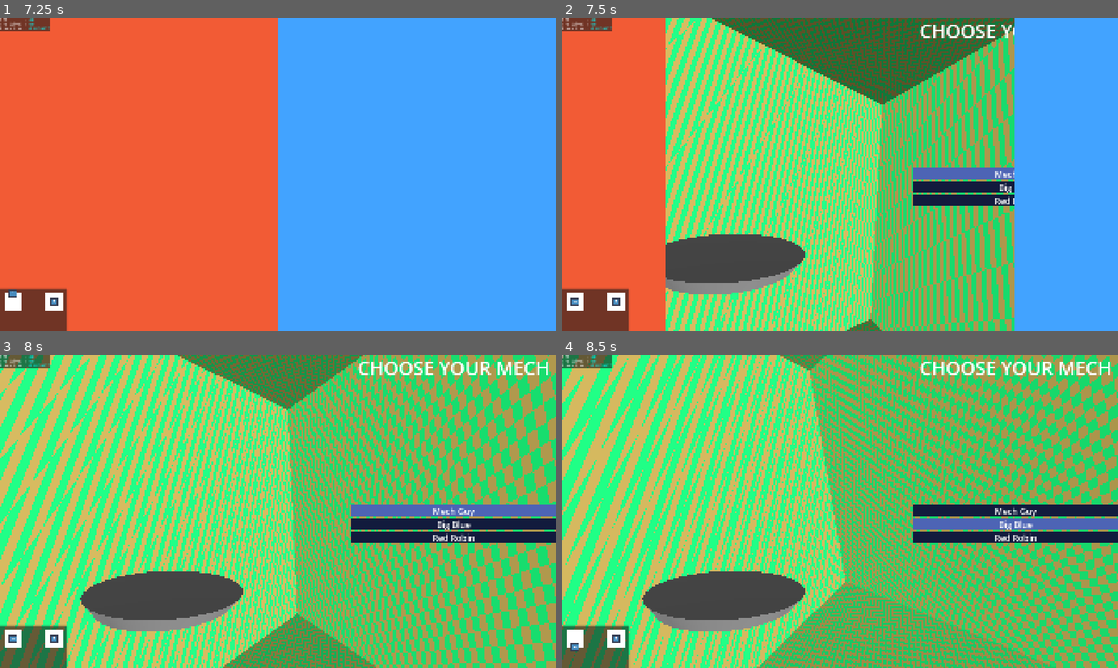
Above: before the commit, frames 1-4 (two rows, left to right).
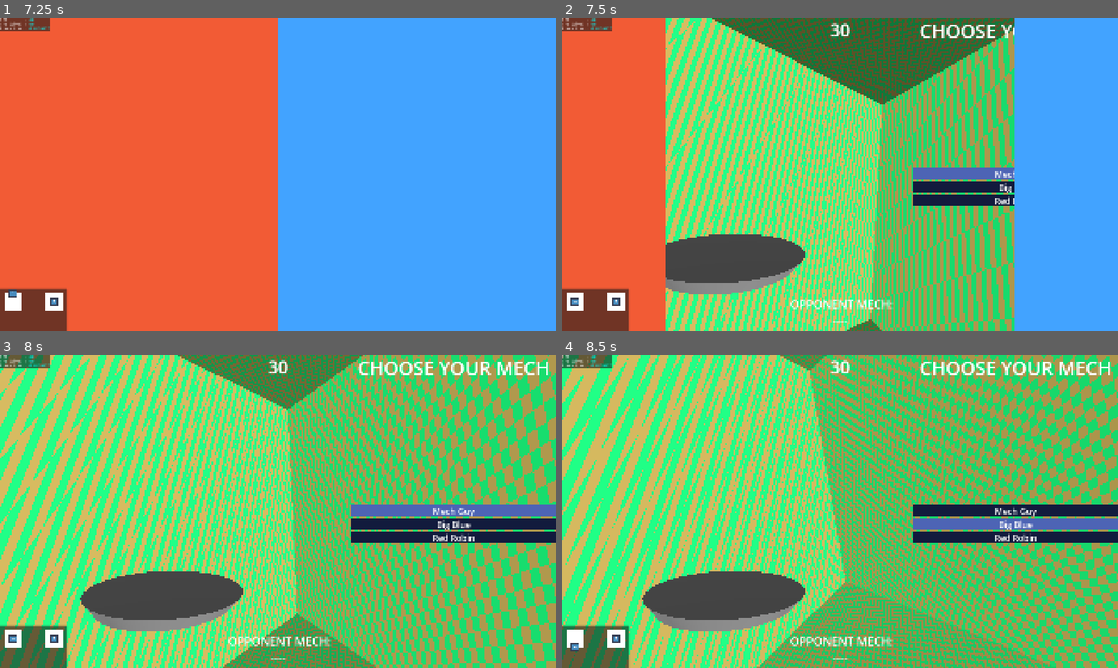
Above: after the commit, the same moments.

Repository: Slenderpi/ArcadeGame
Game: Godot game, scene res://core/main_scene/main_scene.tscn
The game is run twice, just before and just after one commit, with the same random seed, the same clock (stepped at 60 frames per second) and the same inputs. The engine's default icon, where the game draws it, is replaced by a stand-in: a white triangle on a blue panel in a dark square.
Inputs (mouse positions are in pixels of both pictures, inside the frame that each line leads up to):
- Up to frame 1 (7.25 s): tap Enter at 0.5, 5, 6.5 s; drag from (22, 24) to (333, 105) at 0.52 s; drag from (166, 190) to (250, 237) at 1.27 s; move the mouse to (333, 105) at 2.02 s; hold D (left_stick_east) 2.03-2.75 s; hold Q 2.03-2.75 s; drag from (250, 237) to (111, 127) at 2.77 s; move the mouse to (444, 221) at 3.52 s; hold Shift (left_button) 3.53-4.25 s; hold Ctrl 3.53-4.25 s; tap Space (left_trigger) at 4.25, 5.75 s; drag from (111, 127) to (194, 96) at 4.27 s; move the mouse to (305, 174) at 5.02 s; hold S (left_stick_south) 5.03-5.75 s; tap I at 5.1 s; click (305, 174) at 5.17 s; drag from (194, 96) to (166, 190) at 5.77 s; move the mouse to (400, 158) at 6.52 s; hold W (left_stick_north) from 6.53 s (still down); tap Y (insert_coin) at 6.6 s
- Up to frame 2 (7.5 s): release W (left_stick_north) at 7.25 s; tap Space (left_trigger) at 7.25 s; drag from (728, 190) to (812, 237) at 7.27 s
- Up to frame 3 (8 s): no input
- Up to frame 4 (8.5 s): move the mouse to (895, 442) at 8.02 s; hold S (left_stick_south) from 8.03 s (still down); hold Q from 8.03 s (still down)

Frame 1 is identical in both runs. In frame 2, 0.5% of the frame differs, in the area x 41-60%, y 1-98%; in frame 3, 0.5%; in frame 4, 0.5%.

Commit message:
Continued work

Diff:
--- a/core/finite_state_machine/matchmaking_state.gd
+++ b/core/finite_state_machine/matchmaking_state.gd
@@ -4,74 +4,76 @@
 
 
 # In ms
-const MAX_TIME = 3000
+const MAX_TIME = 1500
 
-var _timer : int
-var _made_connection := false
+#var _timer : int
+#var _made_connection := false
 
 
 func enter(_payload: Dictionary = {}) -> void:
 	Debug.print_info("[State][Primary][Matchmaking]: >> enter()")
+	await NetworkManager.join_or_begin_session()
 	#NetworkManager.connection_result.connect(_on_connection_result, CONNECT_ONE_SHOT)
 	#NetworkManager.begin_matchmaking()
-	_timer = Time.get_ticks_msec()
-	NetworkManager.broadcast(NetworkManager.UDP_MATCHMAKING)
+	#_timer = Time.get_ticks_msec()
+	#NetworkManager.broadcast(NetworkManager.UDP_MATCHMAKING)
 
 
 func update(_delta: float) -> void:
-	if _made_connection:
-		finished.emit()
-	elif Time.get_ticks_msec() - _timer > MAX_TIME:
-		Debug.print_info("[State][Primary][Matchmaking]: No connection made before timer timed out.")
-		NetworkManager.create_server()
-		finished.emit()
+	finished.emit()
+	#if _made_connection:
+		#finished.emit()
+	#elif Time.get_ticks_msec() - _timer > MAX_TIME:
+		#Debug.print_info("[State][Primary][Matchmaking]: No connection made before timer timed out.")
+		#NetworkManager.create_server()
+		#finished.emit()
 
 
 func exit() -> void:
 	Debug.print_info("[State][Primary][Matchmaking]: << exit()")
 
 
-func handles_event(eventName: StringName) -> bool:
-	return eventName == &"other_matchmaking" \
-		or eventName == &"request_server" \
-		or eventName == &"server_created"
+#func handles_event(eventName: StringName) -> bool:
+	#return eventName == &"other_matchmaking" \
+		#or eventName == &"request_server" \
+		#or eventName == &"server_created"
+#
+#
+#func on_event(eventName: StringName, _data: Dictionary) -> void:
+	#_timer += Time.get_ticks_msec()
+	#match eventName:
+		#&"other_matchmaking":
+			#if NetworkManager.my_ip < NetworkManager.other_ip:
+				#_create_server()
+			#else:
+				#NetworkManager.broadcast(NetworkManager.UDP_REQUEST_SERVER)
+		#&"request_server":
+			#_create_server()
+		#&"server_created":
+			#_join_other_server()
 
 
-func on_event(eventName: StringName, _data: Dictionary) -> void:
-	_timer += Time.get_ticks_msec()
-	match eventName:
-		&"other_matchmaking":
-			if NetworkManager.my_ip < NetworkManager.other_ip:
-				_create_server()
-			else:
-				NetworkManager.broadcast(NetworkManager.UDP_REQUEST_SERVER)
-		&"request_server":
-			_create_server()
-		&"server_created":
-			_join_other_server()
+#func _create_server() -> void:
+	#NetworkManager.create_server()
+	#NetworkManager.broadcast(NetworkManager.UDP_SERVER_CREATED)
+	#NetworkManager.multiplayer.peer_connected.connect(_on_peer_connected, CONNECT_ONE_SHOT)
+#
+#
+#func _join_other_server() -> void:
+	#NetworkManager.multiplayer.connected_to_server.connect(_on_connected_to_server, CONNECT_ONE_SHOT)
+	#NetworkManager.join_other_server()
 
 
-func _create_server() -> void:
-	NetworkManager.create_server()
-	NetworkManager.broadcast(NetworkManager.UDP_SERVER_CREATED)
-	NetworkManager.multiplayer.peer_connected.connect(_on_peer_connected, CONNECT_ONE_SHOT)
+#func _on_peer_connected(peerId: int) -> void:
+	#if peerId == NetworkManager.multiplayer.get_unique_id():
+		#return
+	#print("[State][Primary][Matchmaking]: The peer connected to my server!")
+	#_made_connection = true
 
 
-func _join_other_server() -> void:
-	NetworkManager.multiplayer.connected_to_server.connect(_on_connected_to_server, CONNECT_ONE_SHOT)
-	NetworkManager.join_other_server()
-
-
-func _on_peer_connected(peerId: int) -> void:
-	if peerId == NetworkManager.multiplayer.get_unique_id():
-		return
-	print("[State][Primary][Matchmaking]: The peer connected to my server!")
-	_made_connection = true
-
-
-func _on_connected_to_server() -> void:
-	print("[State][Primary][Matchmaking]: Conneted to peer's server!")
-	_made_connection = true
+#func _on_connected_to_server() -> void:
+	#print("[State][Primary][Matchmaking]: Conneted to peer's server!")
+	#_made_connection = true
 
 
 #func _on_connection_result(isMultiplayer: bool, isServer: bool) -> void:
--- a/core/finite_state_machine/primary_game_states/gameplay_states/character_select_state.gd
+++ b/core/finite_state_machine/primary_game_states/gameplay_states/character_select_state.gd
@@ -2,7 +2,7 @@
 class_name CharacterSelectState
 
 
-const CHAR_SELECT_TIME : float = 30
+const CHAR_SELECT_TIME : float = 30.99
 
 
 var selected_option : int:
@@ -23,13 +23,15 @@
 var _last_rstick_read : int = 0
 
 # In seconds
-var _timer : float = CHAR_SELECT_TIME
+var _timer : float
 var _timer_enabled : bool = false
 
 
 func enter(_payload: Dictionary = {}) -> void:
 	Debug.print_info("[State][Gameplay][CharacterSelect]: >> enter()")
 	_visuals = load("res://scenes/character_select/character_select_scene.tscn").instantiate()
+	_timer = CHAR_SELECT_TIME
+	_visuals.time_as_int = floor(_timer)
 	GameStateManager.folder_arcade_visuals.add_child(_visuals)
 	GameStateManager.camera.first_person_target = _visuals.cam_target
 	GameStateManager.camera.camera_mode = GameCamera.ECameraMode.FIRST_PERSON
@@ -44,6 +46,7 @@
 		finished.emit({&"mech0": selected_option, &"mech1": MechRefs.EMech.BIG_BLUE})
 	if _timer_enabled:
 		_timer = max(_timer - _delta, 0)
+		_visuals.set_time_remaining(_timer)
 		if _timer == 0:
 			finished.emit({&"mech0": selected_option, &"mech1": MechRefs.EMech.BIG_BLUE})
 
--- a/core/globals/game_state_manager.gd
+++ b/core/globals/game_state_manager.gd
@@ -22,6 +22,8 @@
 ## Reference to the GameCamera.
 ## The MainScene should contain it when calling [method GameStateManager.start].
 var camera : GameCamera
+
+#var is_player1 := true
 
 var folder_arcade_visuals : Node
 
--- a/core/globals/network_manager.gd
+++ b/core/globals/network_manager.gd
@@ -39,10 +39,15 @@
 
 ## This string is appended to all packets sent over UDP.
 ## NetworkManager will expect packets it receives to have this header.
-const UDP_HEADER := "VirtualOff"
-const UDP_MATCHMAKING := "MATCHMAKING"
-const UDP_REQUEST_SERVER := "REQUEST_SERVER"
-const UDP_SERVER_CREATED := "SERVER_CREATED"
+const UDP_HEADER = "VirtualOff"
+const UDP_REQUEST_JOIN = "REQUEST_JOIN"
+const UDP_OK = "OK"
+const UDP_SAME_TIME = "SAME_TIME"
+const UDP_NO_SERVER = "NO_SERVER"
+
+const UDP_MATCHMAKING = "MATCHMAKING"
+const UDP_REQUEST_SERVER = "REQUEST_SERVER"
+const UDP_SERVER_CREATED = "SERVER_CREATED"
 #const UDP_STATUS = "STATUS"
 #const UDP_STATUS_REQUEST = "REQUEST"
 #const UDP_STATUS_ACTIVE = "ACTIVE"
@@ -64,10 +69,21 @@
 ## [param isServer] is true if we are the server.
 signal connection_result(isMultiplayer: bool, isServer: bool)
 
+
+signal _peer_join_req_response(response: String)
+
 #endregion
 
 var my_ip : String
 var other_ip : String
+
+
+var _is_server_up : bool = false
+var _did_join_server : bool = false
+# Determines if we're in the joining phase
+var _is_joining : bool = false
+const MAX_JOIN_ATTEMPT_TIME : float = 3
+var _join_timer : float = 0
 
 
 var _udp : PacketPeerUDP
@@ -87,6 +103,11 @@
 
 
 func _process(_delta: float) -> void:
+	if _is_joining:
+		_join_timer += _delta
+		if _join_timer > MAX_JOIN_ATTEMPT_TIME:
+			_peer_join_req_response.emit("")
+
 	while (_udp.get_available_packet_count() > 0):
 		var packetStr := _udp.get_packet().get_string_from_ascii()
 		var senderIp := _udp.get_packet_ip()
@@ -156,12 +177,42 @@
 
 
 func _process_udp_msg(msgArgs: Array[String]) -> void:
-	if msgArgs[0] == UDP_MATCHMAKING:
-		GameStateManager.fsm.push_event(&"other_matchmaking")
+	if msgArgs[0] == UDP_REQUEST_JOIN:
+		if _is_joining:
+			_join_timer = 0
+			broadcast(UDP_SAME_TIME)
+		else:
+			if _is_server_up:
+				broadcast(UDP_OK)
+			else:
+				broadcast(UDP_NO_SERVER)
 	elif msgArgs[0] == UDP_REQUEST_SERVER:
-		GameStateManager.fsm.push_event(&"request_server")
+		if not _is_joining:
+			Debug.print_warning("[NetMan]: Received a REQUEST_SERVER while not in the _is_joining phase!")
+		if _is_server_up:
+			Debug.print_warning("[NetMan]: REQUEST_SERVER received but the server is already up. Broadcasting SERVER_CREATED.")
+			broadcast(UDP_SERVER_CREATED)
+			return
+		_join_timer = 0
+		create_server()
+		broadcast(UDP_SERVER_CREATED)
 	elif msgArgs[0] == UDP_SERVER_CREATED:
-		GameStateManager.fsm.push_event(&"server_created")
+		if _did_join_server:
+			Debug.print_warning("[NetMan]: SERVER_CREATED received but I've already joined the server.")
+			return
+		join_other_server()
+	else:
+		_peer_join_req_response.emit(msgArgs[0])
+
+
+	#if msgArgs[0] == UDP_MATCHMAKING:
+		#GameStateManager.fsm.push_event(&"other_matchmaking")
+	#elif msgArgs[0] == UDP_REQUEST_SERVER:
+		#GameStateManager.fsm.push_event(&"request_server")
+	#elif msgArgs[0] == UDP_SERVER_CREATED:
+		#GameStateManager.fsm.push_event(&"server_created")
+
+
 	#if msgArgs[0] == UDP_STATUS:
 		#if msgArgs[1] == UDP_STATUS_REQUEST:
 			#match _status:
@@ -279,6 +330,36 @@
 	_udp.put_packet(packet.to_utf8_buffer())
 
 
+func join_or_begin_session() -> void:
+	Debug.print_info("[NetMan]: join_or_begin_session() called.")
+	_is_joining = true
+	broadcast(UDP_REQUEST_JOIN)
+	var response : String = await _peer_join_req_response
+	print("[NetMan]: Received response to join request: \"%s\"" % response)
+	_is_joining = false
+	if response == UDP_OK:
+		print("[NetMan]: The response was OK. Joining other server.")
+		join_other_server()
+		await multiplayer.connected_to_server
+	elif response == UDP_SAME_TIME:
+		print("[NetMan]: The response was SAME_TIME. Deciding who will be the server...")
+		if my_ip < other_ip:
+			print_rich("[NetMan]: I will be the [color=pink][b]server[/b][/color]. Creating server...")
+			create_server()
+			broadcast(UDP_SERVER_CREATED)
+			await multiplayer.peer_connected
+		else:
+			print_rich("[NetMan]: I will be the [color=pink][b]client[/b][/color]. Requesting server...")
+			broadcast(UDP_REQUEST_SERVER)
+			await multiplayer.connected_to_server
+	else:
+		if response.is_empty():
+			print("[NetMan]: Join request response timed out. Starting server.")
+		else:
+			print("[NetMan]: Join request received NO_SERVER. Starting server.")
+		create_server()
+
+
 func create_server() -> void:
 	print("[NetMan]: Creating ENet server...")
 	var peer := ENetMultiplayerPeer.new()
@@ -287,6 +368,7 @@
 		Debug.print_error("[NetMan]: Failed to start server. Error: %s" % error)
 		return
 	multiplayer.multiplayer_peer = peer
+	_is_server_up = true
 	print("[NetMan]: Server started successfully.")
 
 
@@ -298,6 +380,7 @@
 		Debug.print_error("[NetMan]: Failed to create client. Error: %s" % error)
 		return
 	multiplayer.multiplayer_peer = peer
+	_did_join_server = true
 	print("[NetMan]: Client created successfully.")
 
 
--- a/scenes/character_select/character_select_scene.gd
+++ b/scenes/character_select/character_select_scene.gd
@@ -13,6 +13,12 @@
 var _mech_options_container : Container
 @export
 var cam_target : Node3D
+@export
+var timer_label : Label
+@export
+var opponent_choice_mech_name : Label
+
+var time_as_int : int
 
 var _mech_option_ui_element_scene := preload("res://scenes/character_select/accessories/mech_option_ui_element.tscn")
 
@@ -42,3 +48,15 @@
 
 func on_option_chosen() -> void:
 	_instanced_mech_options[_curr_selection].on_chosen()
+
+
+func set_opponent_choice(option: int) -> void:
+	opponent_choice_mech_name.text = MechRefs.mech_metadata[option].mech_name
+
+
+func set_time_remaining(time: float) -> void:
+	var _time := floori(time)
+	if _time != time_as_int:
+		time_as_int = _time
+		timer_label.text = str(time_as_int)
+		# Possibly do an animation
--- a/scenes/character_select/character_select_scene.tscn
+++ b/scenes/character_select/character_select_scene.tscn
@@ -45,12 +45,27 @@
 bottom_radius = 1.0
 height = 0.2
 
-[node name="CharacterSelectScene" type="Node" unique_id=810698279 node_paths=PackedStringArray("_mech_options_container", "cam_target")]
+[node name="CharacterSelectScene" type="Node" unique_id=810698279 node_paths=PackedStringArray("_mech_options_container", "cam_target", "timer_label", "opponent_choice_mech_name")]
 script = ExtResource("1_ybrop")
 _mech_options_container = NodePath("CharacterSelectCanvasLayer/Control/MechOptionsContainer")
 cam_target = NodePath("Node3D/CameraTarget")
+timer_label = NodePath("CharacterSelectCanvasLayer/TimerLabel")
+opponent_choice_mech_name = NodePath("CharacterSelectCanvasLayer/Control2/OpponentChoiceMechName")
 
 [node name="CharacterSelectCanvasLayer" type="CanvasLayer" parent="." unique_id=1404735186]
+
+[node name="TimerLabel" type="Label" parent="CharacterSelectCanvasLayer" unique_id=1594164687]
+anchors_preset = 5
+anchor_left = 0.5
+anchor_right = 0.5
+offset_left = -34.5
+offset_right = 34.5
+offset_bottom = 83.0
+grow_horizontal = 2
+theme_override_font_sizes/font_size = 60
+text = "30"
+horizontal_alignment = 1
+vertical_alignment = 1
 
 [node name="Control" type="Control" parent="CharacterSelectCanvasLayer" unique_id=1581338755]
 layout_mode = 3
@@ -83,6 +98,32 @@
 grow_vertical = 2
 alignment = 1
 
+[node name="Control2" type="VBoxContainer" parent="CharacterSelectCanvasLayer" unique_id=2130494302]
+anchors_preset = 7
+anchor_left = 0.5
+anchor_top = 1.0
+anchor_right = 0.5
+anchor_bottom = 1.0
+offset_left = -300.0
+offset_top = -120.0
+offset_right = 300.0
+grow_horizontal = 2
+grow_vertical = 0
+
+[node name="OpponentChoiceLabel" type="Label" parent="CharacterSelectCanvasLayer/Control2" unique_id=1440766572]
+layout_mode = 2
+theme_override_font_sizes/font_size = 40
+text = " OPPONENT MECH:"
+horizontal_alignment = 1
+vertical_alignment = 1
+
+[node name="OpponentChoiceMechName" type="Label" parent="CharacterSelectCanvasLayer/Control2" unique_id=844159002]
+layout_mode = 2
+theme_override_font_sizes/font_size = 40
+text = "----"
+horizontal_alignment = 1
+vertical_alignment = 1
+
 [node name="Node3D" type="Node3D" parent="." unique_id=650829276]
 
 [node name="CameraTarget" type="Marker3D" parent="Node3D" unique_id=537063166]
